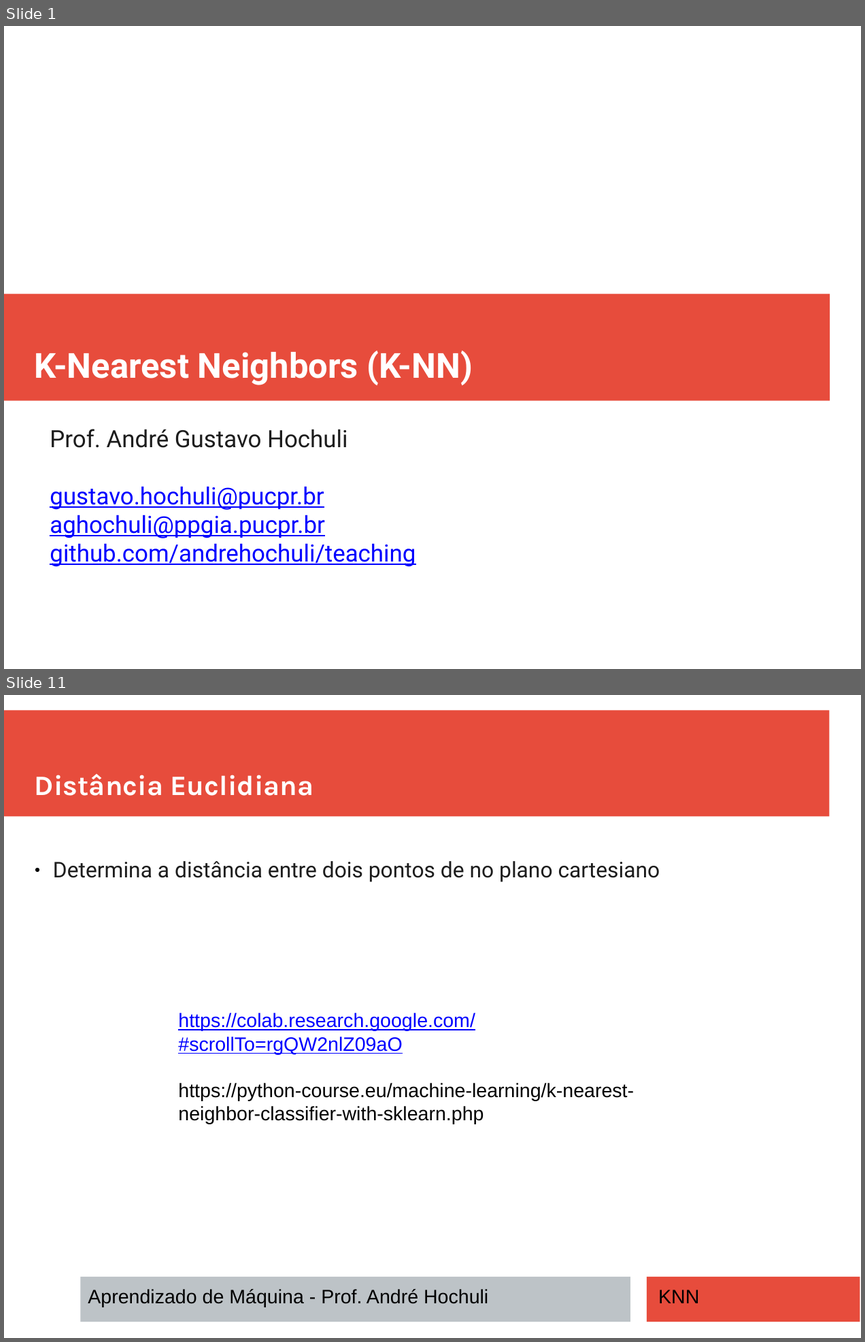
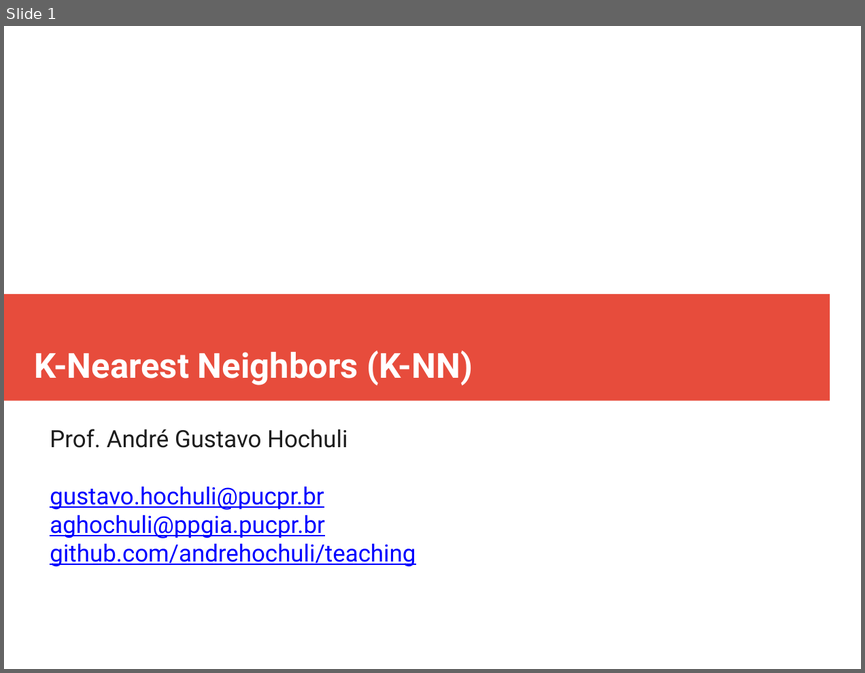
Before and after one commit to andrehochuli/teaching, a slide deck: AprendizadoMaquina/Tópico 02 - Aprendizado Supervisionado/Tópico 02 - Aprendizado-Supervisionado - KNN.pptx. Shown one above the other, each under a label of ours: slides 1 and 11 before the commit, slide 1 after it; the slides between them are not shown. The pictures are 865x1342 and 865x673 pixels, drawn with LibreOffice and Linux fonts; fonts in the diff are those of the drawing. Boxes give left, top, right and bottom in pixels: in the first picture for what was removed or moved away, otherwise in the second. Text is boxed around its words. In the diff, an @@ line names an element or a change of style, - is before the commit and + after.

```diff
--- a/AprendizadoMaquina/Tópico 02 - Aprendizado Supervisionado/Tópico 02 - Aprendizado-Supervisionado - KNN.pptx
+++ b/AprendizadoMaquina/Tópico 02 - Aprendizado Supervisionado/Tópico 02 - Aprendizado-Supervisionado - KNN.pptx
@@ slide 11 removed at bbox=[4, 695, 861, 1338], background #FFFFFF @@
@@ rectangle removed at bbox=[4, 711, 830, 817] @@
@@ text removed at bbox=[35, 774, 314, 796] @@
-Distância Euclidiana
@@ text removed at bbox=[53, 861, 660, 882] @@
-● Determina a distância entre dois pontos de no plano cartesiano
@@ text removed at bbox=[178, 1013, 634, 1124] @@
-https://colab.research.google.com/#scrollTo=rgQW2nlZ09aO
-https://python-course.eu/machine-learning/k-nearest-neighbor-classifier-with-sklearn.php
@@ rectangle removed at bbox=[80, 1276, 630, 1322] @@
@@ rectangle removed at bbox=[647, 1276, 860, 1322] @@
@@ text removed at bbox=[88, 1289, 488, 1307] @@
-Aprendizado de Máquina - Prof. André Hochuli
@@ text removed at bbox=[658, 1289, 699, 1303] @@
-KNN
```
Also in this commit, not shown: 3 slides changed, 6 slides added, 1 other slide removed.
